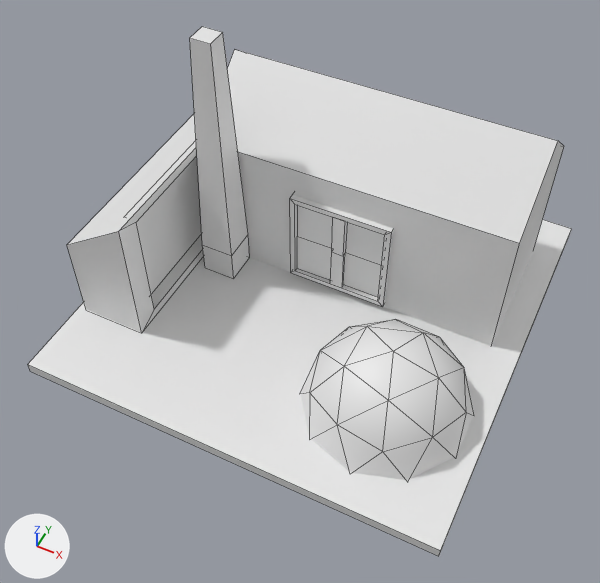
Before and after pictures for a commit that changed the FBX model Assets/Models/Structures/CoalHouse.fbx.
Rendered twice from a 50 mm lens placed at (13.8, -30.2, 37.4), pointed at (0.6, -3.9, 4.5). Arrows for +X, +Y and +Z are at lower left; the lights stay in place. The first picture is the older version. Mesh edges are drawn as thin lines. Where no turn or scale is listed for an object, it has been applied to the vertices.

The first picture shows 'Coal', 'CoalHouse', 'Platform'.
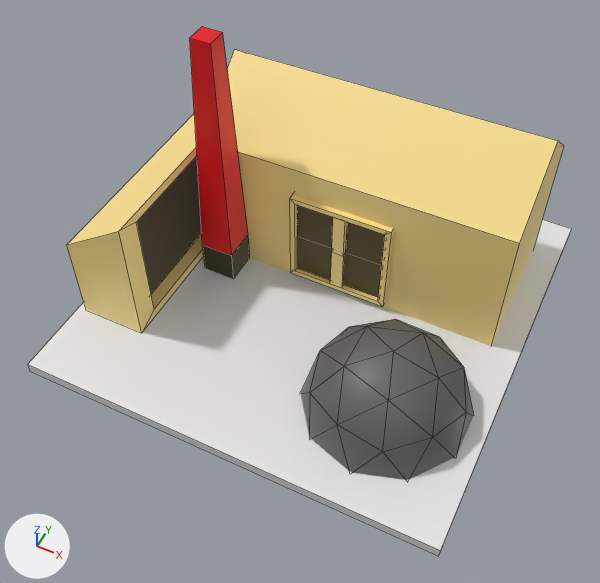
What differs and where, as boxes (x1, y1, x2, y2) in the pictures (600 x 583 px; the box of a moved part takes in the faces that stretch with it):
```json
{"object": "Coal", "change": "recoloured", "before": [301, 319, 474, 480], "after": [301, 319, 474, 480], "on screen": "white to dark grey"}
{"part": 1, "of": "me_coalhouse", "change": "moved or reshaped", "before": [137, 156, 202, 294], "after": [137, 156, 202, 294]}
{"part": 2, "of": "me_coalhouse", "change": "recoloured", "before": [67, 50, 564, 346], "after": [67, 50, 564, 346], "on screen": "white to yellow"}
{"part": 3, "of": "me_coalhouse", "change": "recoloured", "before": [297, 205, 385, 297], "after": [297, 205, 385, 297], "on screen": "white to brown"}
{"part": 4, "of": "me_coalhouse", "change": "recoloured", "before": [137, 156, 250, 294], "after": [137, 156, 250, 294], "on screen": "white to brown"}
{"part": 5, "of": "me_coalhouse", "change": "recoloured", "before": [190, 27, 248, 256], "after": [190, 27, 248, 256], "on screen": "white to red"}
```

Scene script edits in JSON lines:
```json
{"op": "add", "block": "mat_material_002", "code": ["mat_material_002 = principled_material('Material.002')", "mat_material_002.base_color = (0.121, 0.121, 0.121)  # dark grey #626262"]}
{"op": "add", "block": "mat_material_003", "code": ["mat_material_003 = principled_material('Material.003')", "mat_material_003.base_color = (0.0844, 0.0564, 0.000781)  # brown #524303"]}
{"op": "add", "block": "mat_material_005", "code": ["mat_material_005 = principled_material('Material.005')", "mat_material_005.base_color = (0.8, 0.0, 0.00451)  # red #e7000e"]}
{"op": "add", "block": "mat_material_001", "code": ["mat_material_001 = principled_material('Material.001')", "mat_material_001.base_color = (1.0, 0.771, 0.281)  # yellow #ffe390"]}
{"op": "add", "block": "mat_material_004", "code": ["mat_material_004 = principled_material('Material.004')", "mat_material_004.base_color = (0.0534, 0.0363, 0.00467)  # brown #41360f"]}
{"block": "me_coalhouse", "where": "# used by ob_coalhouse; location = (-2.56, 1.03, 4.52)"}
{"block": "me_coalhouse", "where": "# verts and faces of me_coalhouse; kept vertices keep their numbers, new ones are numbered from 68"}
{"block": "me_coalhouse", "where": "# before: 23 (-6.0, -7.0, 3.2) at pixel (123, 217), 24 (-6.0, 6.5, 3.2)"}
{"op": "remove", "block": "me_coalhouse", "code": "me_coalhouse.from_pydata(...)  # 68 vertices, 53 faces; spans x -9.1..13.0, y -8.4..8.0, z -4.5..11.5"}
{"op": "add", "block": "me_coalhouse", "code": "me_coalhouse.from_pydata(...)  # 67 vertices, 51 faces; spans x -9.1..13.0, y -8.4..8.0, z -4.5..11.5"}
{"block": "me_coalhouse", "change": "me_coalhouse part 1"}
{"op": "add", "block": "me_coalhouse", "code": "verts[23] = (-6.0, -7.0, 3.0)  # moved"}
{"op": "add", "block": "me_coalhouse", "code": "verts[24] = (-6.0, 6.5, 3.0)  # moved"}
{"block": "me_coalhouse", "change": "me_coalhouse part 2: 39 faces spanning x -9.1..13.0, y -8.4..8.0, z -4.5..7.3 switch from no material to mat_material_001 (yellow #ffe390)"}
{"block": "me_coalhouse", "change": "me_coalhouse part 3: 4 faces spanning x 0.8..6.2, y -0.5, z -3.5..1.9 switch from no material to mat_material_003 (brown #524303)"}
{"block": "me_coalhouse", "change": "me_coalhouse part 4: 3 faces spanning x -6.0..-2.5, y -7.0..6.5, z -4.1..3.0 switch from no material to mat_material_004 (brown #41360f)"}
{"block": "me_coalhouse", "change": "me_coalhouse part 5: 5 faces spanning x -4.5..-2.5, y -2.5..-0.5, z -2.1..11.5 switch from no material to mat_material_005 (red #e7000e)"}
{"block": "me_coalhouse", "change": "other edits to the shape of me_coalhouse do not show in these pictures"}
{"block": "me_coal", "where": "me_coal.from_pydata(...)  # 26 vertices, 40 faces; spans x -4.43..4.43, y -4.66..4.66, z -1.81..2.85"}
{"op": "add", "block": "me_coal", "code": "me_coal.materials.append(mat_material_002)  # dark grey #626262"}
```
